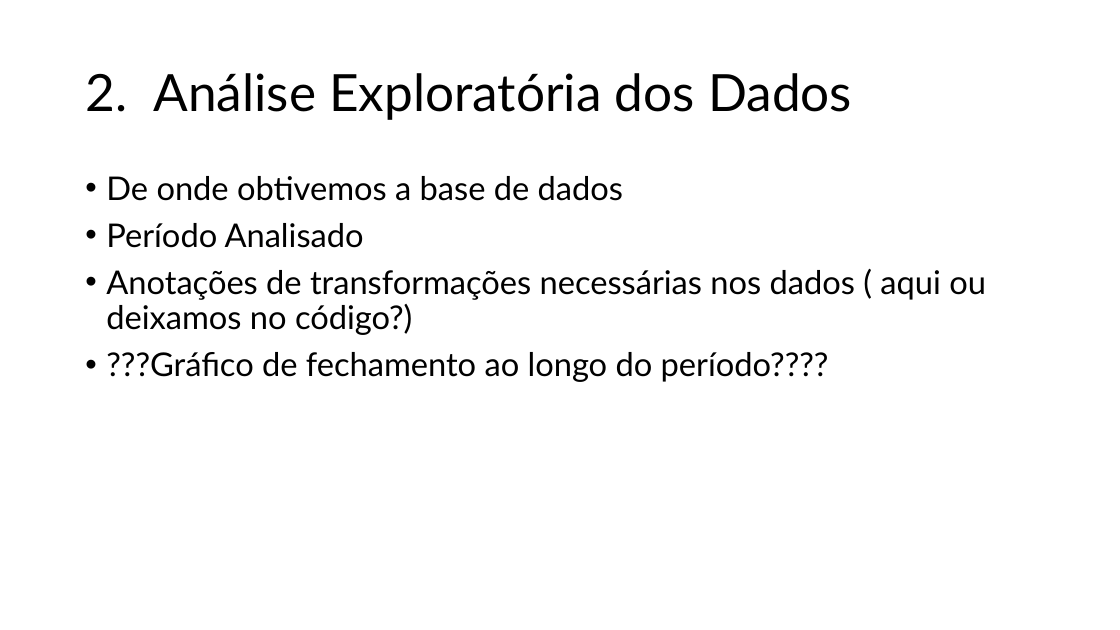
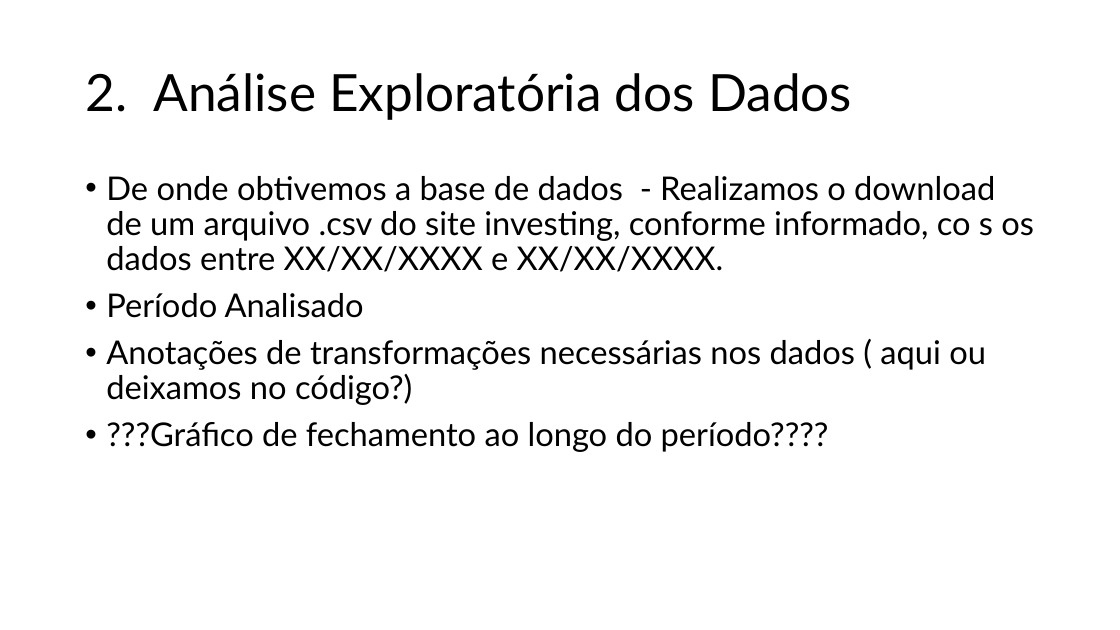
Before and after one commit to jdlmauricio/techalleg_fase_2, a slide deck: slide 6 of Tech Challenge 2.pptx. Drawn at 1120x630 pixels with LibreOffice and Linux fonts; fonts in the diff are those of the drawing; background and template pictures are left out. Boxes give left, top, right and bottom in pixels: in the first picture for what was removed or moved away, otherwise in the second. Text is boxed around its words. In the diff, an @@ line names an element or a change of style, - is before the commit and + after.

```diff
--- a/Tech Challenge 2.pptx
+++ b/Tech Challenge 2.pptx
@@ text at [106, 176, 1034, 272]: text changed @@
-• De onde obtivemos a base de dados
+• De onde obtivemos a base de dados - Realizamos o download de um arquivo .csv do site investing, conforme informado, co s os dados entre XX/XX/XXXX e XX/XX/XXXX.
```
Also in this commit, not shown: 2 other slides changed.
